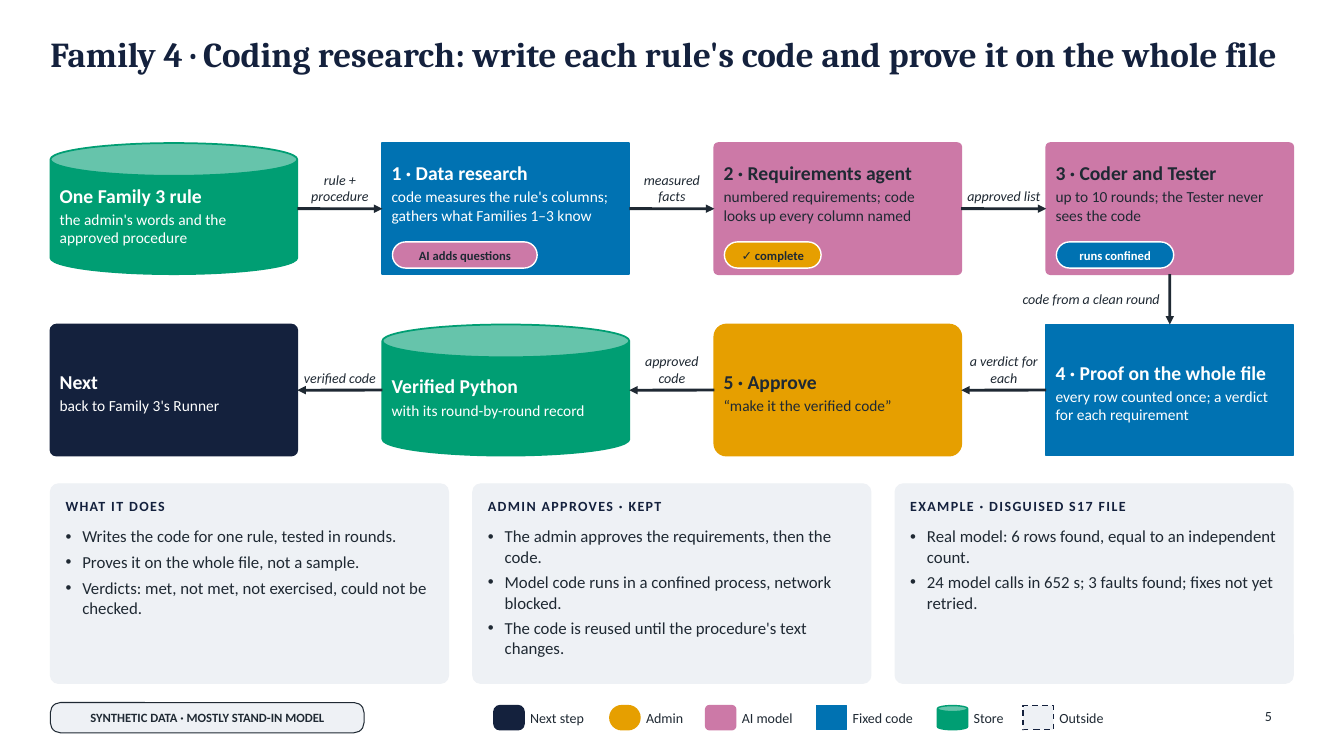
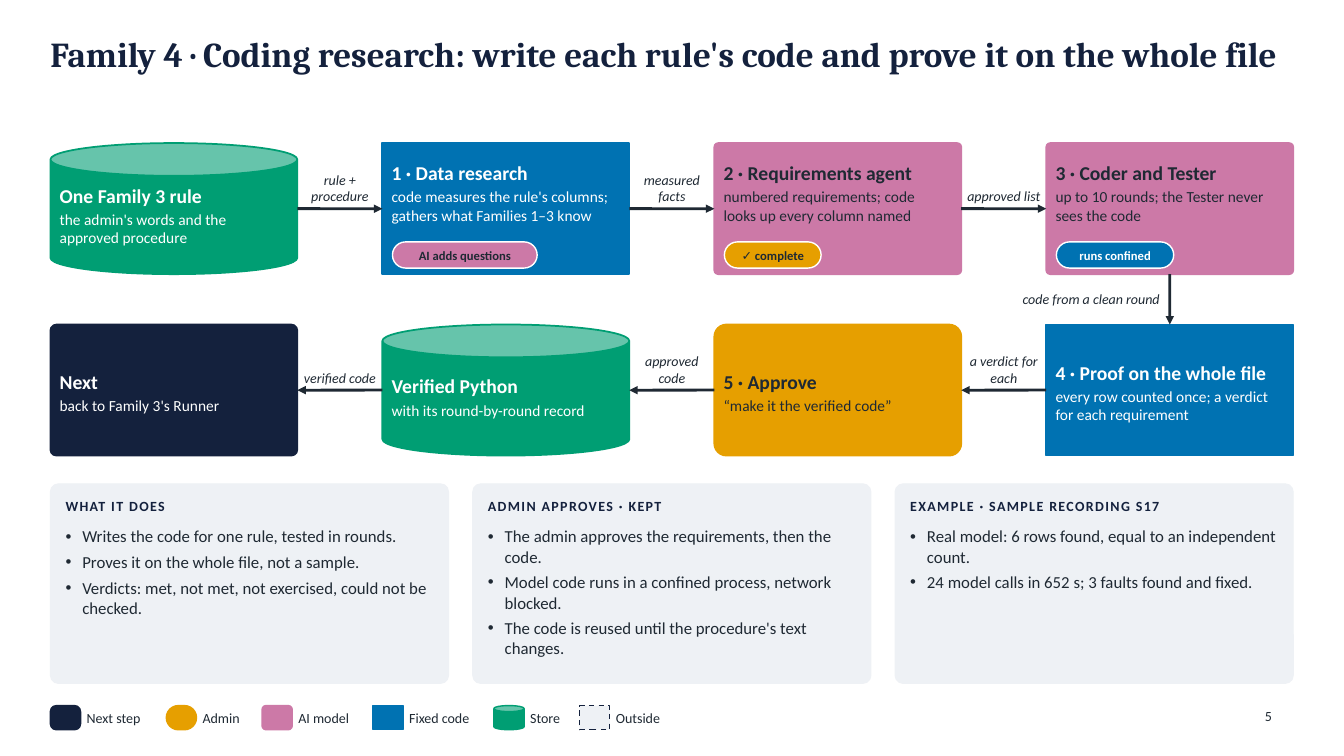
Before and after one commit to Gangasagarhl/Tempororay, a slide deck: slide 5 of Field_to_Test_Loop_architecture_families_stages_tests.pptx. Drawn at 1344x756 pixels with LibreOffice and Linux fonts; fonts in the diff are those of the drawing. Boxes give left, top, right and bottom in pixels: in the first picture for what was removed or moved away, otherwise in the second. Text is boxed around its words. In the diff, an @@ line names an element or a change of style, - is before the commit and + after.

Commit message:
Deck: remove the data and status tags; plain wording on every slide

```diff
--- a/Field_to_Test_Loop_architecture_families_stages_tests.pptx
+++ b/Field_to_Test_Loop_architecture_families_stages_tests.pptx
@@ text at [910,502,1160,511]: text changed @@
-EXAMPLE · DISGUISED S17 FILE
+EXAMPLE · SAMPLE RECORDING S17
@@ text at [927,576,1252,590]: text changed @@
-• 24 model calls in 652 s; 3 faults found; fixes not yet retried.
+• 24 model calls in 652 s; 3 faults found and fixed.
@@ rounded rectangle: place and size @@
-rounded rectangle at [50,703,364,733]
+rounded rectangle at [50,706,81,730]
@@ rounded rectangle at [50,706,81,730]: fill #EEF1F5 to #14213D; outline #1F2933 0.75 pt to #14213D 1 pt; proportions changed @@
@@ text removed at [90,713,324,722] @@
-SYNTHETIC DATA · MOSTLY STAND-IN MODEL
@@ rounded rectangle: place and size @@
-rounded rectangle at [494,706,524,730]
+rounded rectangle at [166,706,197,730]
@@ rounded rectangle at [166,706,197,730]: fill #14213D to #E69F00; outline #14213D 1 pt to #E69F00 1 pt; proportions changed @@
@@ rounded rectangle: place and size @@
-rounded rectangle at [610,706,640,730]
+rounded rectangle at [262,706,292,730]
@@ rounded rectangle at [262,706,292,730]: fill #E69F00 to #CC79A7; outline #E69F00 1 pt to #CC79A7 1 pt; proportions changed @@
@@ 6 texts, 2 rectangles, 1 cylinder: place and size @@
-6 texts, 2 rectangles, 1 cylinder at [530,706,1103,730]
+6 texts, 2 rectangles, 1 cylinder at [87,706,660,730]
@@ rounded rectangle removed at [706,706,736,730] @@
```
Also in this commit, not shown: 8 other slides changed, 1 other file.
